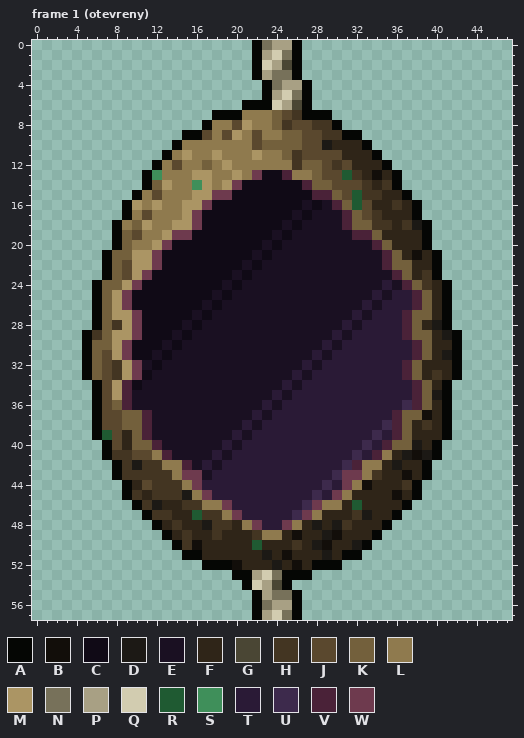
One commit to this pixel-art file: assets/aseprite/UI_SymbiontPods_48x58.aseprite. Above: the version before the commit.
48x58 pixels, 4 frames. Colours within 5 levels of each other are drawn and written as one. Shown: frame 1 (otevreny). The commit also changed other frames, which this record leaves out.
Palette (. is transparent): A #050604  B #120e0a  C #100a16  D #1c1915  E #1a1022  F #2f2518  G #4a4634  H #433522  J #5a482e  K #73603c  L #8f7a4e  M #ab9564  N #77715a  P #a8a084  Q #d2ccb0  R #1f5a32  S #3f8f5a  T #2a1a36  U #3d2a4c  V #4a2238  W #6e3a4e
Once edited:
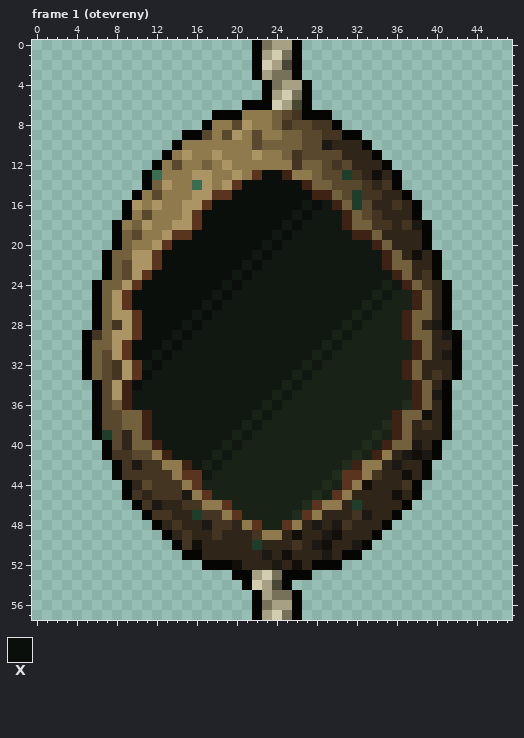
Colours new in this view: X #0b0f0c
Change:
colour E: #1a1022 -> #111811
colour R: #1f5a32 -> #1e3e2c
colour S: #3f8f5a -> #3a6e52
colour T: #2a1a36 -> #182216
colour U: #3d2a4c -> #212d1c
colour V: #4a2238 -> #3e2214
colour W: #6e3a4e -> #5a341e
Frame 1 (otevreny), layer "lusk":
y 13: x 23..24 CC -> XX
y 14: x 21..26 CCCCCC -> XXXXXX
y 15: x 20..27 CCCCCCCC -> XXXXXXXX
y 16: x 18..26 CCCCCCCCC -> XXXXXXXXX; x 28 C -> X
y 17: x 17..25 CCCCCCCCC -> XXXXXXXXX; x 27 C -> X
y 18: x 17..24 CCCCCCCC -> XXXXXXXX; x 26 C -> X
y 19: x 16..23 CCCCCCCC -> XXXXXXXX; x 25 C -> X
y 20: x 14..22 CCCCCCCCC -> XXXXXXXXX; x 24 C -> X
y 21: x 13..21 CCCCCCCCC -> XXXXXXXXX; x 23 C -> X
y 22: x 13..20 CCCCCCCC -> XXXXXXXX; x 22 C -> X
y 23: x 12..19 CCCCCCCC -> XXXXXXXX; x 21 C -> X
y 24: x 11..18 CCCCCCCC -> XXXXXXXX; x 20 C -> X
y 25: x 10..17 CCCCCCCC -> XXXXXXXX; x 19 C -> X
y 26: x 10..16 CCCCCCC -> XXXXXXX; x 18 C -> X
y 27: x 11..15 CCCCC -> XXXXX; x 17 C -> X
y 28: x 11..14 CCCC -> XXXX; x 16 C -> X
y 29: x 11..13 CCC -> XXX; x 15 C -> X
y 30: x 10..12 CCC -> XXX; x 14 C -> X
y 31: x 10..11 CC -> XX; x 13 C -> X
y 32: x 12 C -> X
y 33: x 11 C -> X
y 34: x 10 C -> X
Where, in picture pixels (left, top, right, bottom), the same in both pictures:
changed: (102, 170, 422, 550)
